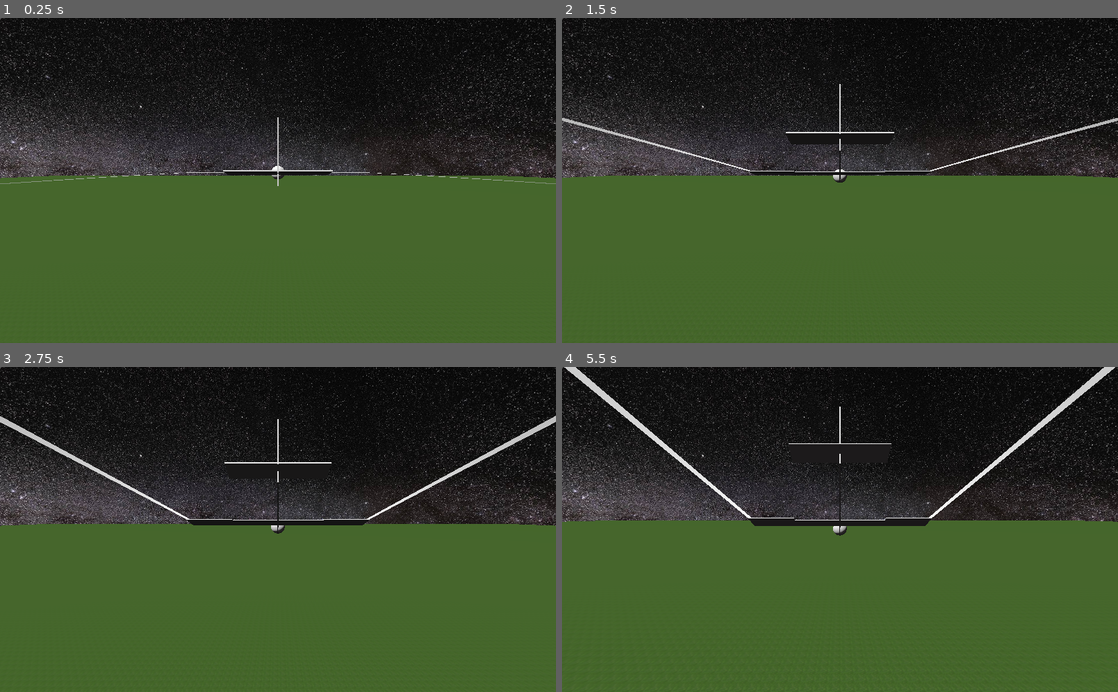
Above: before the commit, frames 1-4 (two rows, left to right).
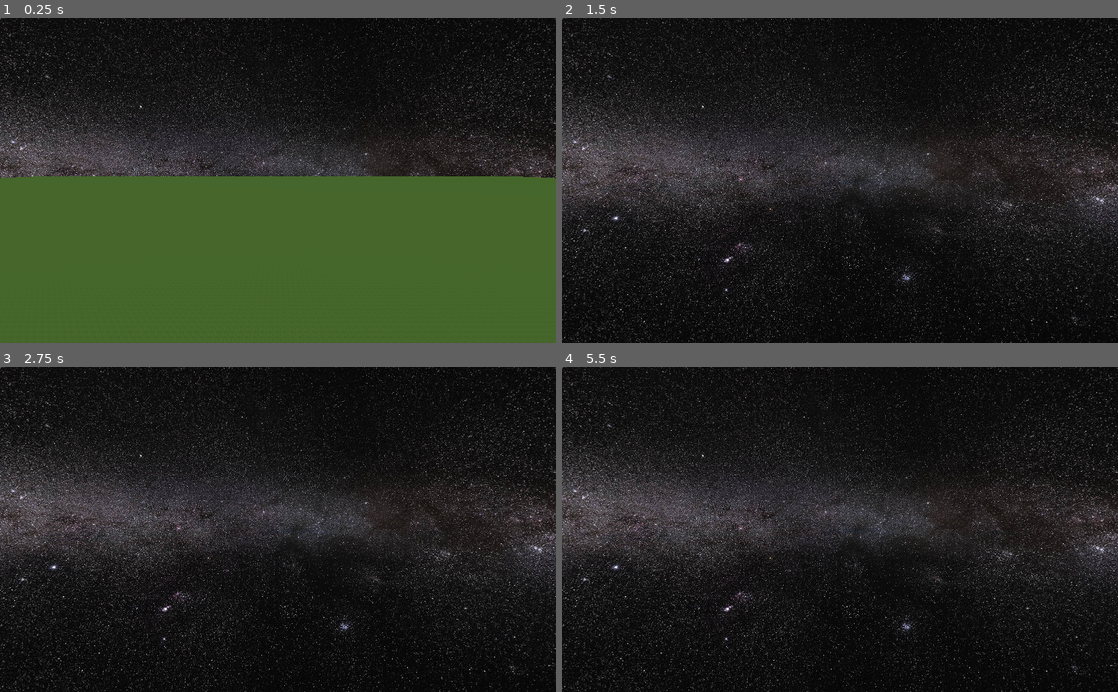
Above: after the commit, the same moments.

Repository: david-andrew/Mehve
Game: Godot game, scene res://scenes/TestLevel.tscn
Same seed, same stepped clock (60 frames per second), same inputs: the game is played once before the commit and once after it.
Inputs:
- Up to frame 1 (0.25 s): no input
- Up to frame 2 (1.5 s): no input
- Up to frame 3 (2.75 s): no input
- Up to frame 4 (5.5 s): no input

The runs differ from the first frame. In frame 1, 0.6% of the frame differs, in the area x 0-100%, y 30-52%; in frame 2, 53%; in frame 3, 53%; in frame 4, 54%, in the area x 0-100%, y 0-100%.
Error after the commit: Trying to assign value of type 'Nil' to a variable of type 'Dictionary'. (res://scenes/TestGlider.gd:220)

Commit message:
played with coefficients. cleaned up project

Diff:
--- a/aerodynamics/test_glider_4.json
+++ b/aerodynamics/test_glider_5.json
@@ -2,7 +2,7 @@
     "surfaces":
     [
         {
-            "root": [0, 0, 1.0],
+            "root": [0, 0, 8],
             "dims": [6, 0.05, 1.0],
             "rot": [0, 0, 0],
             "lift": true,
@@ -13,18 +13,18 @@
             "mirrorY": false
         },
         {
-            "root": [3, 0, 1.5],
+            "root": [3, 0, 8.5],
             "dims": [3, 0.05, 0.5],
             "rot": [0, 0, 0],
             "lift": false,
-            "pitch": false,
+            "pitch": true,
             "roll": true,
             "yaw": false,
             "mirrorX": true,
             "mirrorY": false
         },
         {
-            "root": [0, 0, 8],
+            "root": [0, 0, -2],
             "dims": [2, 0.05, 1.0],
             "rot": [-5, 0, 0],
             "lift": true,
@@ -73,7 +73,7 @@
     ],
     "trails": [
         {
-            "root": [5.875, 0, 1.75],
+            "root": [5.875, 0, 8.75],
             "mirrorX": true,
             "mirrorY": false
         }
--- a/scenes/Root.tscn
+++ b/scenes/Root.tscn
@@ -1,6 +1,5 @@
-[gd_scene load_steps=9 format=2]
+[gd_scene load_steps=8 format=2]
 
-[ext_resource path="res://scripts/GliderRoot.gd" type="Script" id=1]
 [ext_resource path="res://default_env.tres" type="Environment" id=2]
 [ext_resource path="res://textures/grass.jpg" type="Texture" id=3]
 
@@ -25,7 +24,6 @@
 [node name="Spatial" type="Spatial"]
 
 [node name="GliderRoot" type="RigidBody" parent="."]
-script = ExtResource( 1 )
 
 [node name="MeshInstance" type="MeshInstance" parent="GliderRoot"]
 mesh = SubResource( 1 )
--- a/scenes/TestGlider.gd
+++ b/scenes/TestGlider.gd
@@ -27,11 +27,11 @@
 
 #PID gains for controller
 const roll_p = 1.0#2.0
-const roll_d = 0.5
-const pitch_p = 1.0
+const roll_d = 0.15
+const pitch_p = 1.2
 const pitch_d = 0.0
 const yaw_p = 2.0
-const yaw_d = 2.0
+const yaw_d = 0.8
 
 var prev_local_angular_velocity: Vector3 = Vector3.ZERO
 
--- a/scenes/VaporTrail.tscn
+++ b/scenes/VaporTrail.tscn
@@ -18,7 +18,7 @@
 
 [sub_resource type="ShaderMaterial" id=3]
 shader = SubResource( 2 )
-shader_param/albedo = Color( 1, 1, 1, 1 )
+shader_param/albedo = Color( 0.588235, 0.588235, 0.588235, 0.607843 )
 
 [node name="VaporTrail" type="Spatial"]
 script = ExtResource( 1 )
